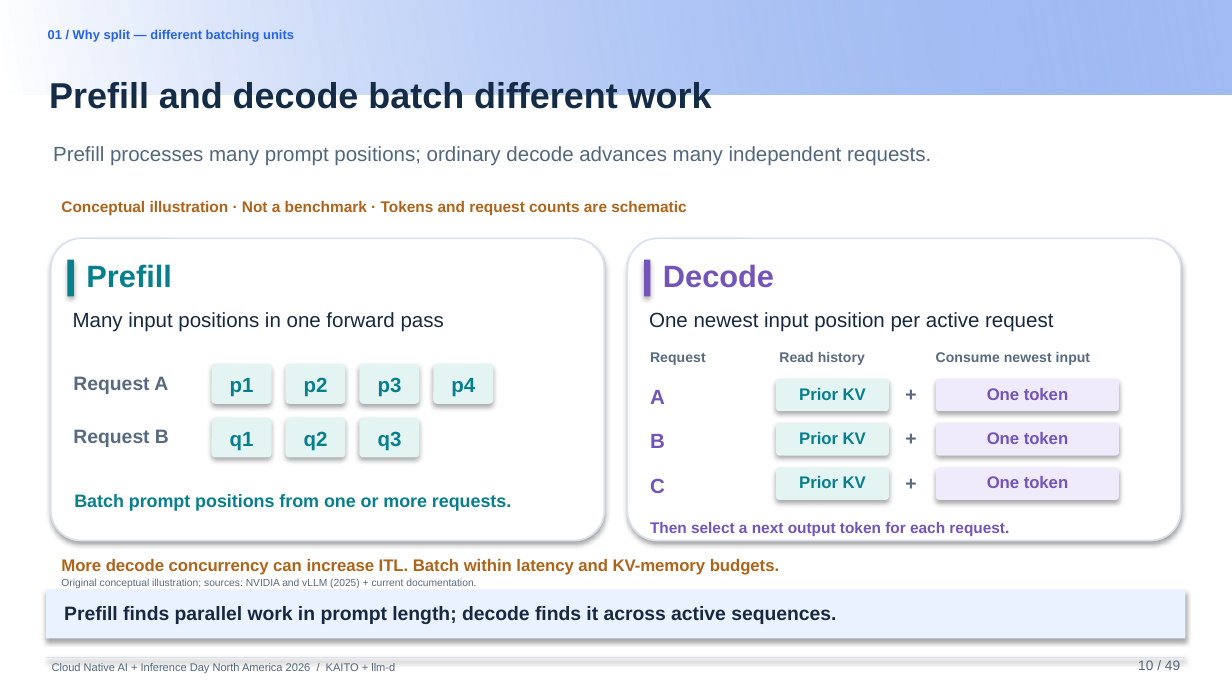
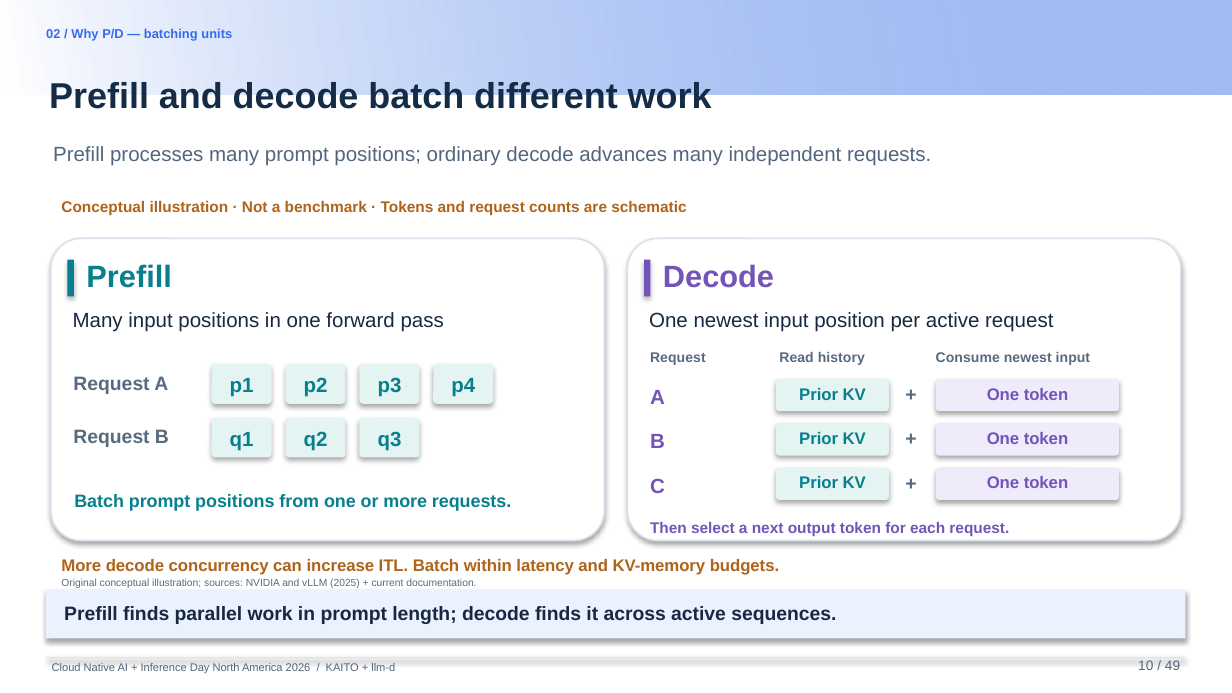
Before and after one commit to andyzhangx/demo, a slide deck: slide 10 of llm/pd-disaggregation/kubecon-na-2026-pd-disaggregation-kaito-llmd.pptx. Drawn at 1232x693 pixels with LibreOffice and Linux fonts; fonts in the diff are those of the drawing; background and template pictures are left out. Boxes give left, top, right and bottom in pixels: in the first picture for what was removed or moved away, otherwise in the second. Text is boxed around its words. In the diff, an @@ line names an element or a change of style, - is before the commit and + after.

```diff
--- a/llm/pd-disaggregation/kubecon-na-2026-pd-disaggregation-kaito-llmd.pptx
+++ b/llm/pd-disaggregation/kubecon-na-2026-pd-disaggregation-kaito-llmd.pptx
@@ text at bbox=[46, 28, 232, 41]: text changed; text colour #2563EB to #346CEC @@
-01 / Why split — different batching units
+02 / Why P/D — batching units
```
Also in this commit, not shown: 30 other slides changed.
